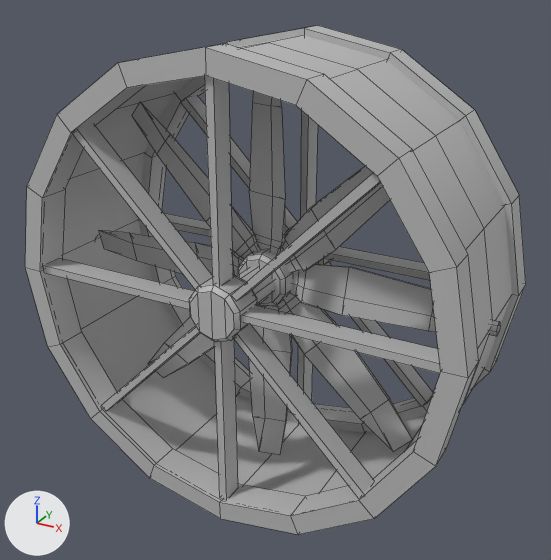
Before and after pictures for a commit that changed the FBX model Art/Export/SM/SM_Fan.fbx.
Rendered twice from a 50 mm lens placed at (8.06, -14.34, 15.73), pointed at (0.15, 0.03, 8.54). Every picture has the same lights, and +X, +Y and +Z are marked at lower left. Mesh edges are drawn as thin lines. Where no turn or scale is listed for an object, it has been applied to the vertices. Vertices at the same position are counted once.

Before the edit, the objects in view are built like this:
```python
me_mesh = bpy.data.meshes.new('Mesh')
me_mesh.from_pydata(...)  # 860 vertices, 714 faces; spans x -5.38..5.38, y -2.44..2.44, z -5.38..5.38
me_mesh.materials.append(mat_lambert1)  # grey #bcbcbc
ob_sm_fan = bpy.data.objects.new('SM_Fan', me_mesh)
ob_sm_fan.location = (0.0, 0.0, 8.64)
```
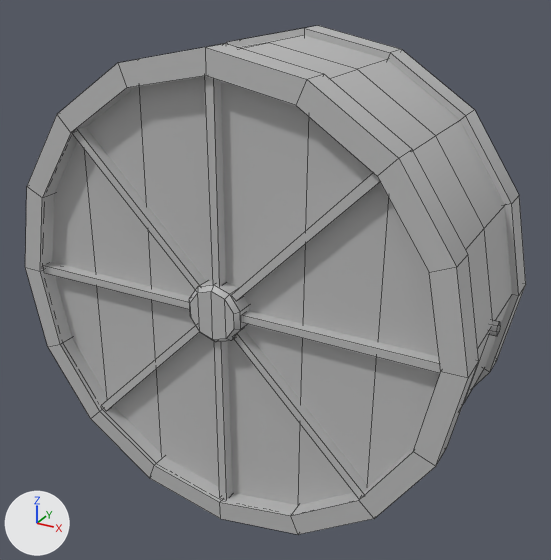
Patch to the scene script:
```diff
--- a/Art/Export/SM/SM_Fan.fbx.py
+++ b/Art/Export/SM/SM_Fan.fbx.py
@@ me_mesh @@
 # used by ob_sm_fan; location = (0.0, 0.0, 8.64)
-me_mesh.from_pydata(...)  # 860 vertices, 714 faces; spans x -5.38..5.38, y -2.44..2.44, z -5.38..5.38
+me_mesh.from_pydata(...)  # 902 vertices, 738 faces; spans x -5.38..5.38, y -2.44..2.44, z -5.38..5.38
+# me_mesh part 1: a new loose piece of 21 vertices spanning x -4.97..4.97, y -2.01, z -4.97..4.97, in mat_lambert1 (grey #bcbcbc)
 me_mesh.materials.append(mat_lambert1)
```

Pixel boxes [x1, y1, x2, y2] of what changed, in the pictures (551 x 560 px):
part 1 of me_mesh, added: after [52, 76, 440, 505]
